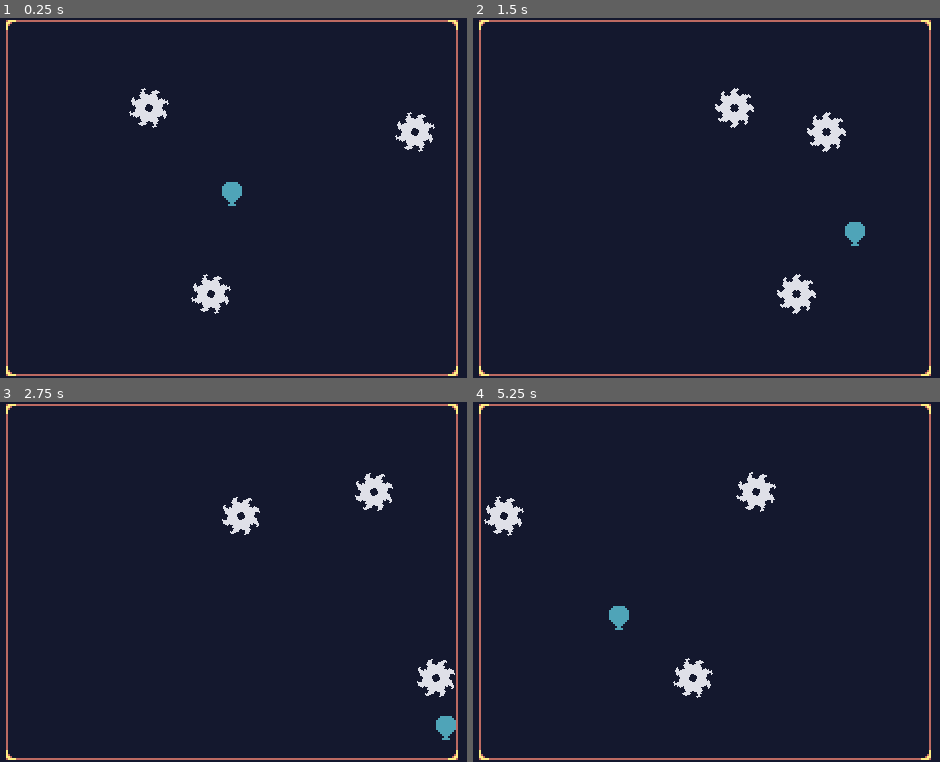
Above: before the commit, frames 1-4 (two rows, left to right).
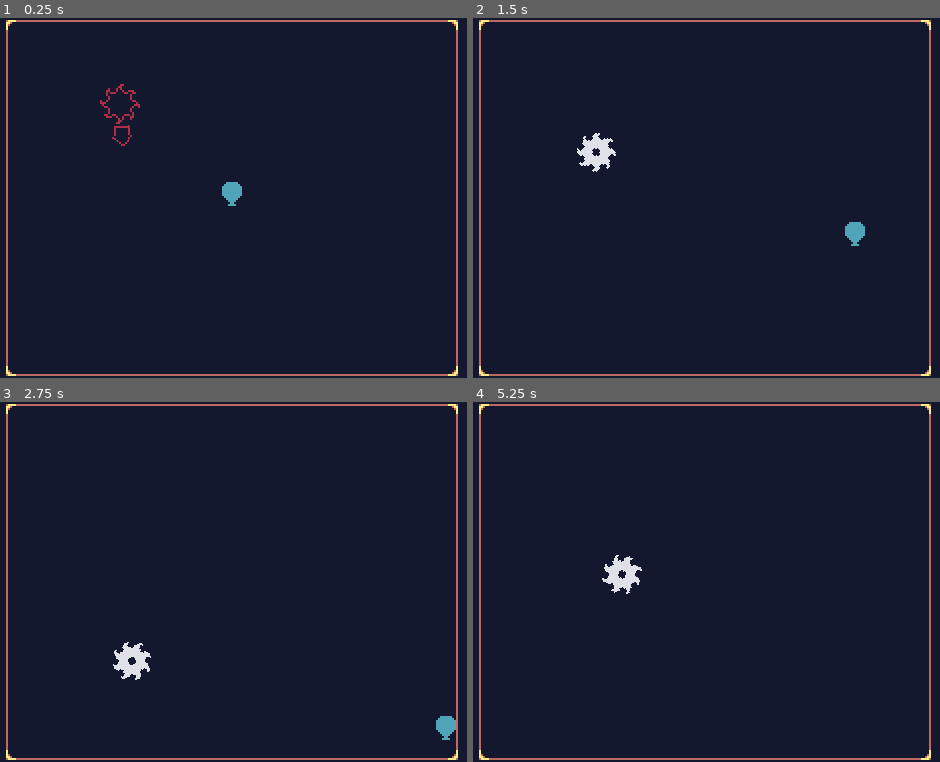
Above: after the commit, the same moments.

Repository: Superachi/Make-Your-First-Game-Mini-Course
Game: Godot game, scene res://world.tscn
The game is run twice, just before and just after one commit, with the same random seed, the same clock (stepped at 60 frames per second) and the same inputs.
Inputs:
- Up to frame 1 (0.25 s): no input
- Up to frame 2 (1.5 s): hold Right (ui_right) 0.53-1.28 s; hold Down (ui_down) from 1.28 s (still down)
- Up to frame 3 (2.75 s): release Down (ui_down) at 2.03 s; hold Right (ui_right) from 2.03 s (still down)
- Up to frame 4 (5.25 s): release Right (ui_right) at 2.78 s; hold Up (ui_up) 2.78-3.53 s; hold Left (ui_left) 3.53-5.03 s; hold Down (ui_down) from 5.03 s (still down)

The runs differ from the first frame. In frame 1, 1.6% of the frame differs, in the area x 21-94%, y 18-83%; in frame 2, 1.9%; in frame 3, 1.9%; in frame 4, 2.1%, in the area x 2-65%, y 19-83%.

Commit message:
Add saw blade telegraph scene

Diff:
--- a/saw_blade.tscn
+++ b/saw_blade.tscn
@@ -3,10 +3,26 @@
 [ext_resource type="Texture2D" uid="uid://ucdgjrlarvs2" path="res://assets/saw_blade.png" id="1_3aa3k"]
 
 [sub_resource type="PhysicsMaterial" id="PhysicsMaterial_psag8"]
+friction = 0.0
 bounce = 1.0
 
 [sub_resource type="CircleShape2D" id="CircleShape2D_efx67"]
 radius = 8.0
+
+[sub_resource type="Animation" id="Animation_qop73"]
+length = 0.001
+tracks/0/type = "value"
+tracks/0/imported = false
+tracks/0/enabled = true
+tracks/0/path = NodePath("Sprite2D:rotation")
+tracks/0/interp = 1
+tracks/0/loop_wrap = true
+tracks/0/keys = {
+"times": PackedFloat32Array(0),
+"transitions": PackedFloat32Array(1),
+"update": 0,
+"values": [0.0]
+}
 
 [sub_resource type="Animation" id="Animation_ktfj7"]
 resource_name = "spin"
@@ -22,21 +38,6 @@
 "transitions": PackedFloat32Array(1, 1),
 "update": 0,
 "values": [0.0, 1.5708]
-}
-
-[sub_resource type="Animation" id="Animation_qop73"]
-length = 0.001
-tracks/0/type = "value"
-tracks/0/imported = false
-tracks/0/enabled = true
-tracks/0/path = NodePath("Sprite2D:rotation")
-tracks/0/interp = 1
-tracks/0/loop_wrap = true
-tracks/0/keys = {
-"times": PackedFloat32Array(0),
-"transitions": PackedFloat32Array(1),
-"update": 0,
-"values": [0.0]
 }
 
 [sub_resource type="AnimationLibrary" id="AnimationLibrary_xj7pg"]
--- /dev/null
+++ b/saw_blade_telegraph.gd
@@ -0,0 +1,33 @@
+extends Node2D
+
+const SawScene = preload("res://saw_blade.tscn")
+
+@onready var arrow_sprite_2d = $ArrowSprite2D
+@onready var timer = $Timer
+
+# Set a random direction, used for telegraphing and setting the actual sawblade direction
+var direction = Vector2.RIGHT.rotated(randf_range(0, TAU))
+
+# Called when the node enters the scene tree for the first time.
+func _ready():
+	arrow_sprite_2d.rotation = direction.angle()
+	timer.timeout.connect(_on_timer_timeout)
+
+# Called every frame. 'delta' is the elapsed time since the previous frame.
+func _process(delta):
+	pass
+
+func _on_timer_timeout():
+	# Instantiate the saw scene
+	var saw = SawScene.instantiate()
+
+	# Set its position and movement
+	saw.position = position
+	saw.linear_velocity = direction * 50
+
+	# Add it to the current scene
+	get_tree().current_scene.add_child(saw)
+
+	# Delete this telegraph scene
+	queue_free()
+	pass
--- /dev/null
+++ b/saw_blade_telegraph.tscn
@@ -0,0 +1,19 @@
+[gd_scene load_steps=4 format=3 uid="uid://bsdmkk3dj4rve"]
+
+[ext_resource type="Texture2D" uid="uid://bcabk32o1nw2p" path="res://assets/saw_blade_telegraph.png" id="1_feq4w"]
+[ext_resource type="Script" path="res://saw_blade_telegraph.gd" id="1_mir3n"]
+[ext_resource type="Texture2D" uid="uid://bwb0cxel7qih" path="res://assets/arrow.png" id="2_n5xju"]
+
+[node name="SawBladeTelegraph" type="Node2D"]
+script = ExtResource("1_mir3n")
+
+[node name="SawSprite2D" type="Sprite2D" parent="."]
+texture = ExtResource("1_feq4w")
+
+[node name="ArrowSprite2D" type="Sprite2D" parent="."]
+texture = ExtResource("2_n5xju")
+offset = Vector2(16, 0)
+
+[node name="Timer" type="Timer" parent="."]
+one_shot = true
+autostart = true
--- a/world.tscn
+++ b/world.tscn
@@ -2,7 +2,7 @@
 
 [ext_resource type="Texture2D" uid="uid://bqjls4owhjn8r" path="res://assets/background.png" id="1_cn8v5"]
 [ext_resource type="PackedScene" uid="uid://b5vlrgdvhcf77" path="res://balloon.tscn" id="2_v7l7l"]
-[ext_resource type="PackedScene" uid="uid://cf6vi44ffpxhx" path="res://saw_blade.tscn" id="3_1ww7r"]
+[ext_resource type="PackedScene" uid="uid://bsdmkk3dj4rve" path="res://saw_blade_telegraph.tscn" id="3_2w1xd"]
 
 [sub_resource type="RectangleShape2D" id="RectangleShape2D_nda1x"]
 size = Vector2(48, 194)
@@ -41,11 +41,5 @@
 [node name="Balloon" parent="." instance=ExtResource("2_v7l7l")]
 position = Vector2(160, 88)
 
-[node name="SawBlade" parent="." instance=ExtResource("3_1ww7r")]
-position = Vector2(108, 45)
-
-[node name="SawBlade2" parent="." instance=ExtResource("3_1ww7r")]
-position = Vector2(139, 138)
-
-[node name="SawBlade3" parent="." instance=ExtResource("3_1ww7r")]
-position = Vector2(241, 57)
+[node name="SawBladeTelegraph" parent="." instance=ExtResource("3_2w1xd")]
+position = Vector2(104, 43)
